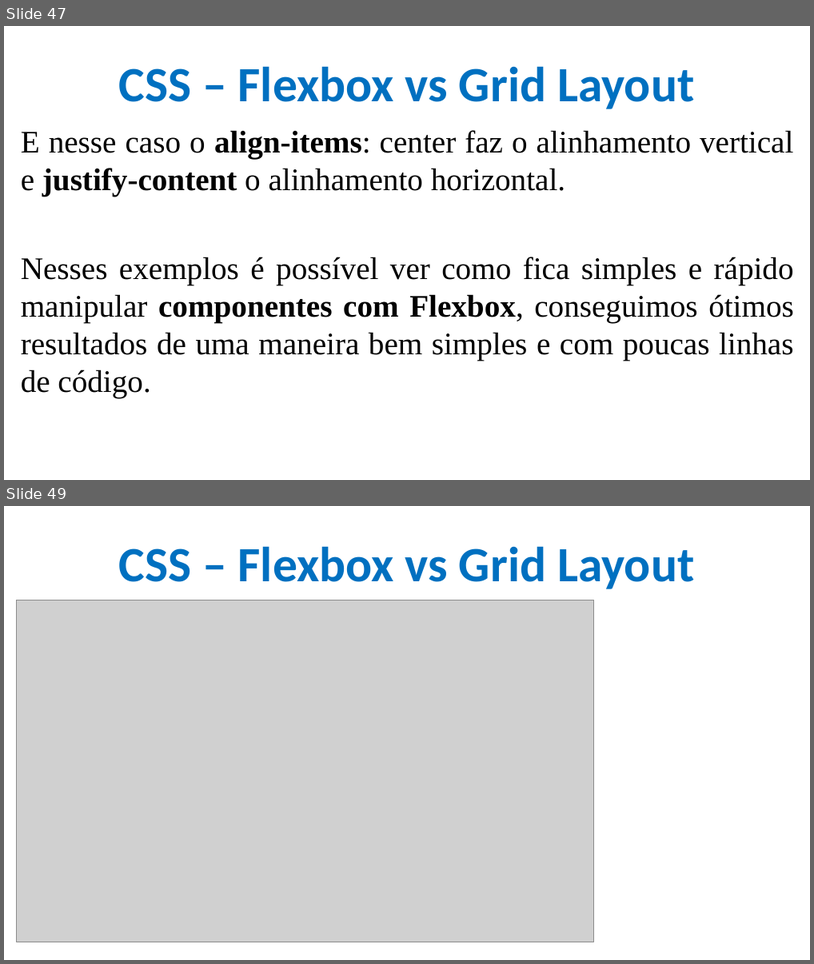
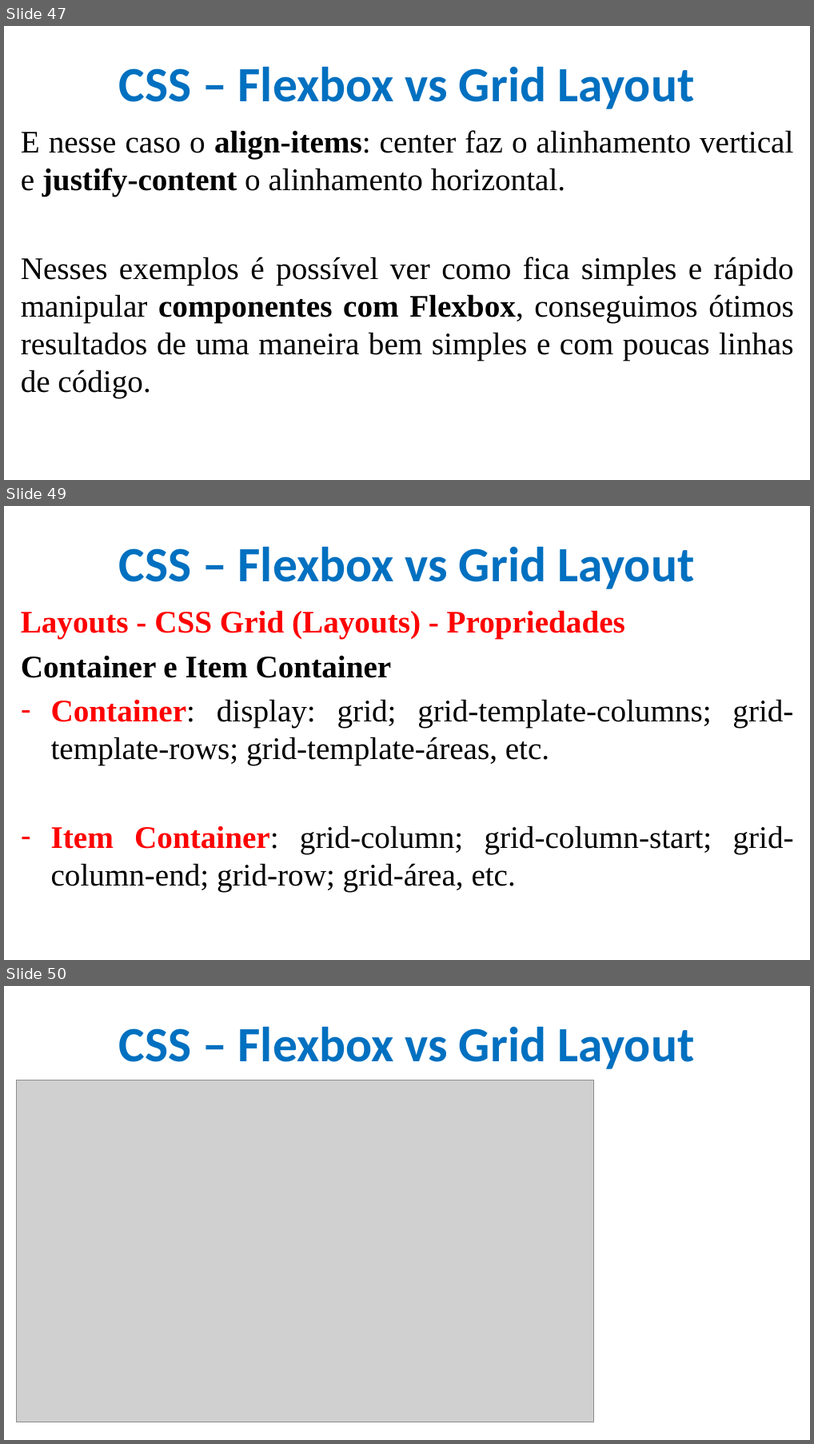
Before and after one commit to CloudEducationBrazil/WydenDesenvolvimentoWebPHP, a slide deck: 01 Classes/Aula 05 e 06 Desenvolvimento Web - CSS.pptx. Shown one above the other, each under a label of ours: slides 47 and 49 before the commit, slides 47, 49 and 50 after it; the slides between them are not shown. The pictures are 814x964 and 814x1444 pixels, drawn with LibreOffice and Linux fonts; fonts in the diff are those of the drawing; grey boxes stand for pictures; background and template pictures are left out. Boxes give left, top, right and bottom in pixels: in the first picture for what was removed or moved away, otherwise in the second. Text is boxed around its words. In the diff, an @@ line names an element or a change of style, - is before the commit and + after.

Commit message:
Exerc FlexBox, Grid Layout

```diff
--- a/01 Classes/Aula 05 e 06 Desenvolvimento Web - CSS.pptx
+++ b/01 Classes/Aula 05 e 06 Desenvolvimento Web - CSS.pptx
@@ slide 49 added at (4,506,810,960), background picture (left out) @@
@@ title added at (118,546,694,589), 44 pt, text #0070C0, bold @@
+CSS – Flexbox vs Grid Layout
@@ text added at (21,610,794,892), 28 pt, text #000000 @@
+Layouts - CSS Grid (Layouts) - Propriedades
+Container e Item Container
+– Container: display: grid; grid-template-columns; grid-template-rows; grid-template-áreas, etc.
+– Item Container: grid-column; grid-column-start; grid-column-end; grid-row; grid-área, etc.
@@ what was slide 49 is now slide 50 @@
```
Also in this commit, not shown: 8 other files.
